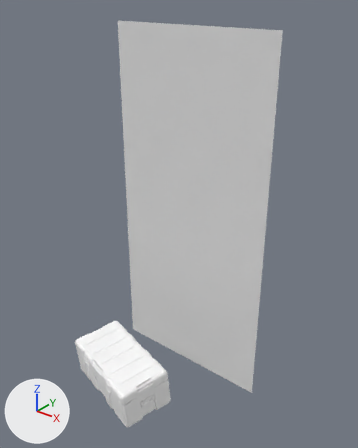
An edit to the Blender file Assets/Arts/Model/Crade/Chest Box/Chestbox/ChestBox.blend, drawn before and after from the same camera.
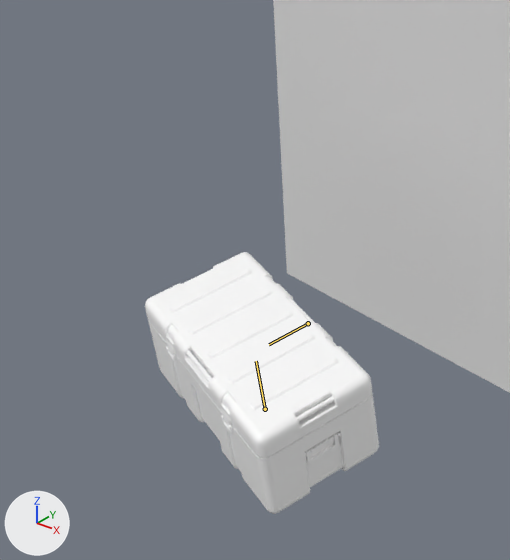
Old and new are each drawn whole from a camera (50 mm lens) standing at (5.0, -4.68, 6.39) and looking at (0.4, 1.08, 2.83) and again close up on the part from 4% to 63% of the width and 49% to 100% of the height. Arrows for +X, +Y and +Z are at lower left; the lights stay in place. Both versions are drawn at frame 81 of the action 'Open'; the numbers are the values there. The bones that bend it are drawn over the model as lines in the close-ups.

In view in the first close-up: 'Lid', 'Plane'.
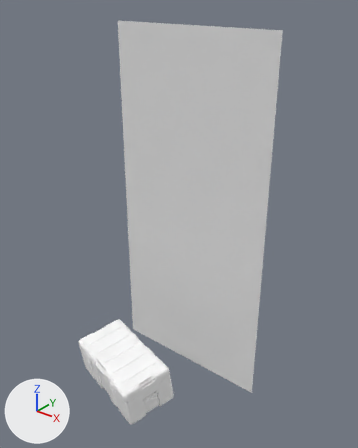
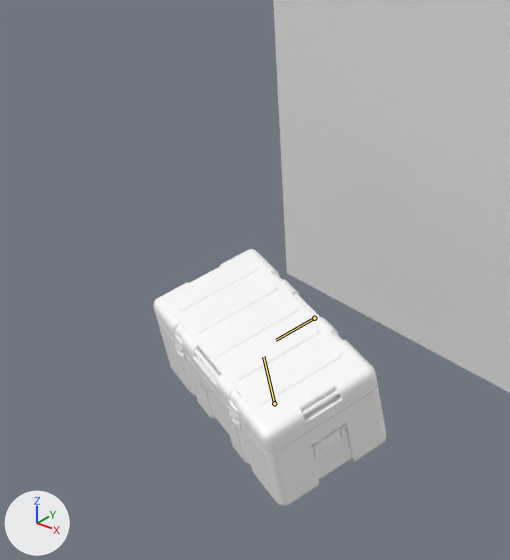
The edits, one by one:
Bone 'root' (bone_root) moves from (0.0, -0.095, 0.0) to (-0.102, -0.115, 0.0).
Bone 'root' (bone_root) turns from (2, -16, -6) to (3, -16, -8) degrees about its own x, y and z.
Bone 'root' (bone_root) is rescaled from (1.0, 1.0, 1.0) to (1.0, 1.0, 0.98).

Where the change shows, as pixel boxes (x1, y1, x2, y2) in the close-ups (510 x 560 px):
'Lid', posed: before (145, 252, 379, 514); after (153, 249, 386, 506)
bone 'root', root to tip: before (265, 409) to (256, 361); after (274, 403) to (263, 356)
